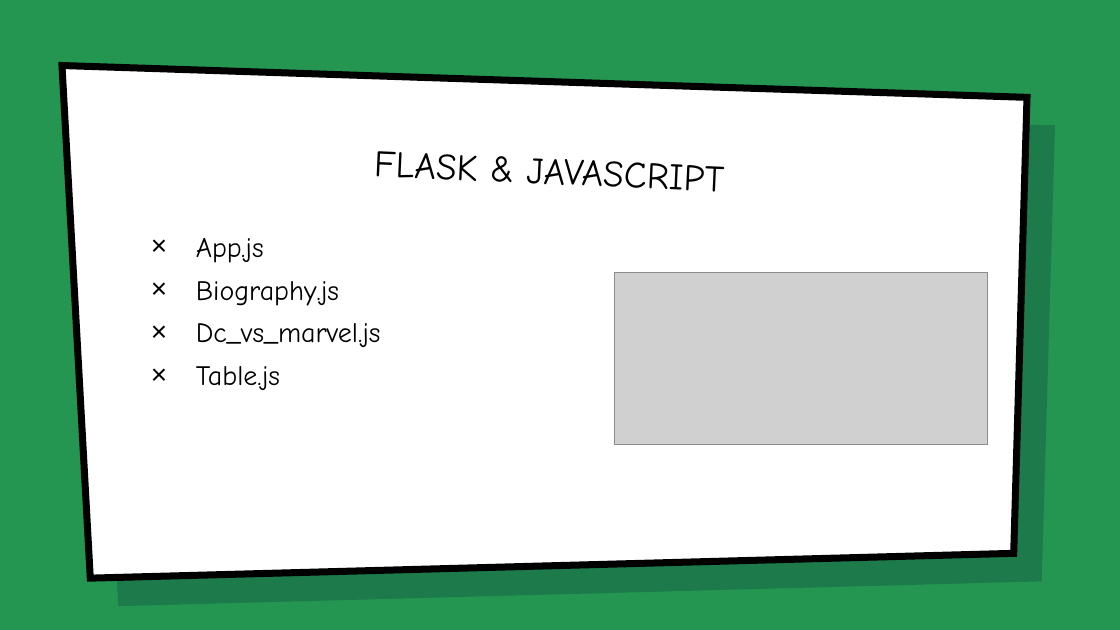
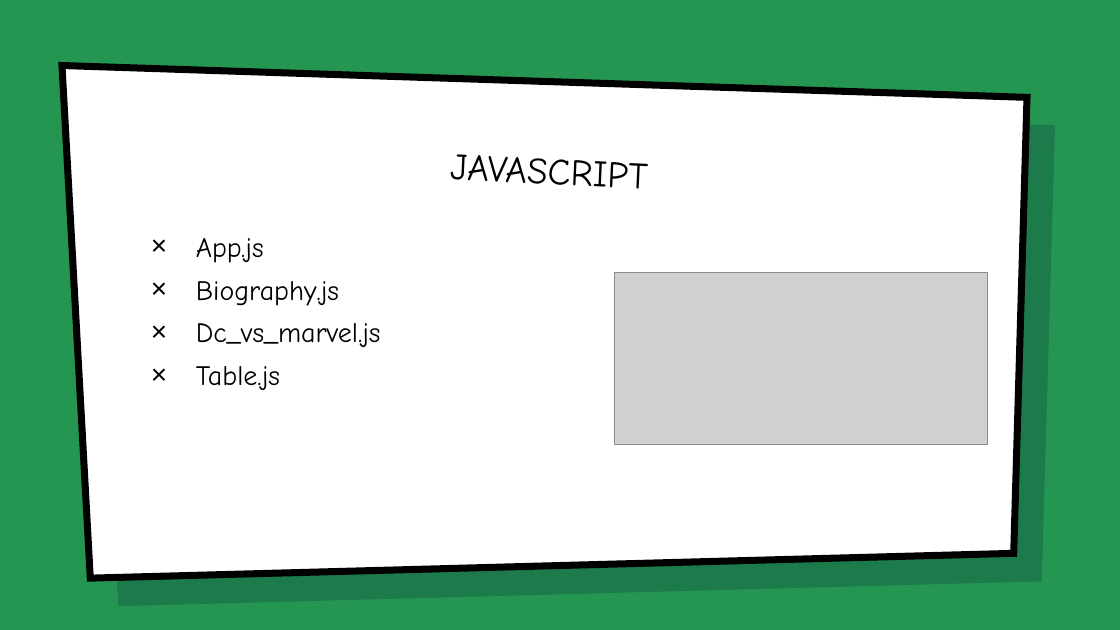
Before and after one commit to drewrya/superhero, a slide deck: slide 9 of Powerpoint/The Superhero Super Database!.pptx. Drawn at 1120x630 pixels with LibreOffice and Linux fonts; fonts in the diff are those of the drawing; grey boxes stand for pictures; background and template pictures are left out. Boxes give left, top, right and bottom in pixels: in the first picture for what was removed or moved away, otherwise in the second. Text is boxed around its words. In the diff, an @@ line names an element or a change of style, - is before the commit and + after.

```diff
--- a/Powerpoint/The Superhero Super Database!.pptx
+++ b/Powerpoint/The Superhero Super Database!.pptx
@@ title at box(450, 154, 647, 189): text changed @@
-FLASK & JAVASCRIPT
+JAVASCRIPT
```
Also in this commit, not shown: 1 other slide changed.
